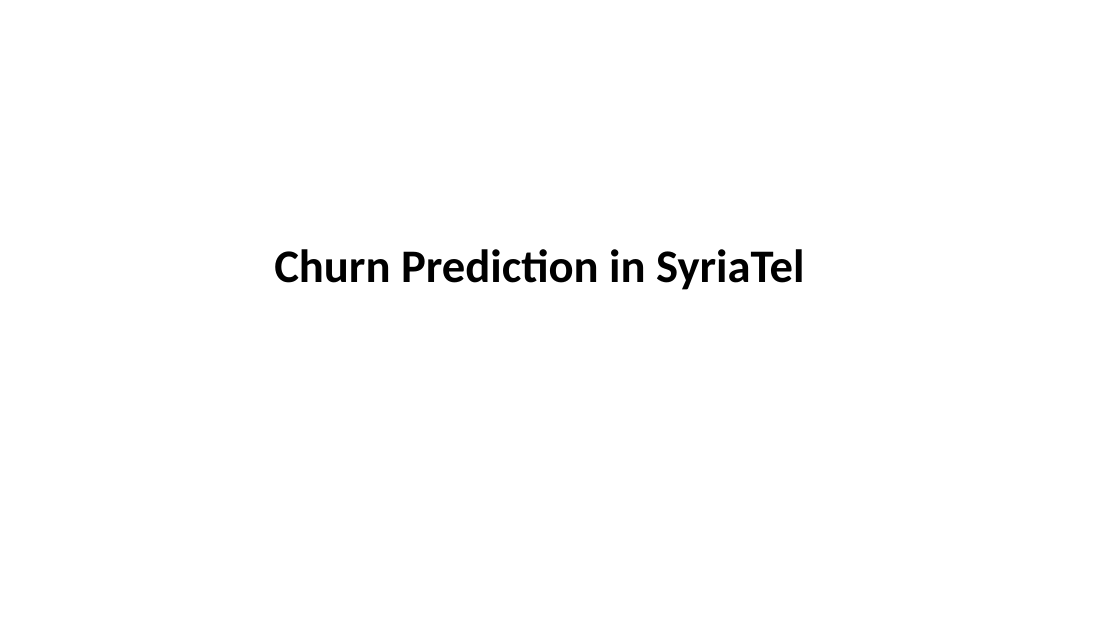
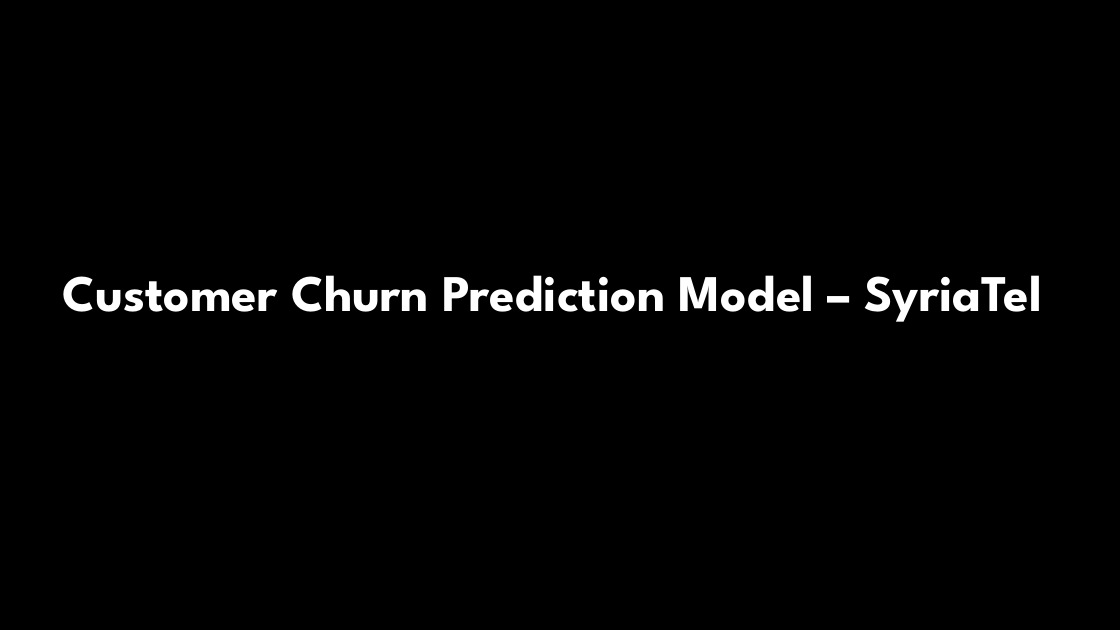
Before and after one commit to Kelvin-Shilisia/syriatel-churn-classifier, a slide deck: slide 1 of Churn Prediction in Telecom.pptx. Drawn at 1120x630 pixels with LibreOffice and Linux fonts; fonts in the diff are those of the drawing; background and template pictures are left out. Boxes give left, top, right and bottom in pixels: in the first picture for what was removed or moved away, otherwise in the second. Text is boxed around its words. In the diff, an @@ line names an element or a change of style, - is before the commit and + after.

Commit message:
updates on pptx

```diff
--- a/Churn Prediction in Telecom.pptx
+++ b/Churn Prediction in Telecom.pptx
@@ background #FFFFFF to picture (left out) @@
@@ text at [63, 275, 1042, 322]: text changed; size 40 to 44 pt; font Calibri to League Spartan; text colour #000000 to #FFFFFF @@
-Churn Prediction in SyriaTel
+Customer Churn Prediction Model – SyriaTel
```
Also in this commit, not shown: 4 slides added, 4 slides removed.
